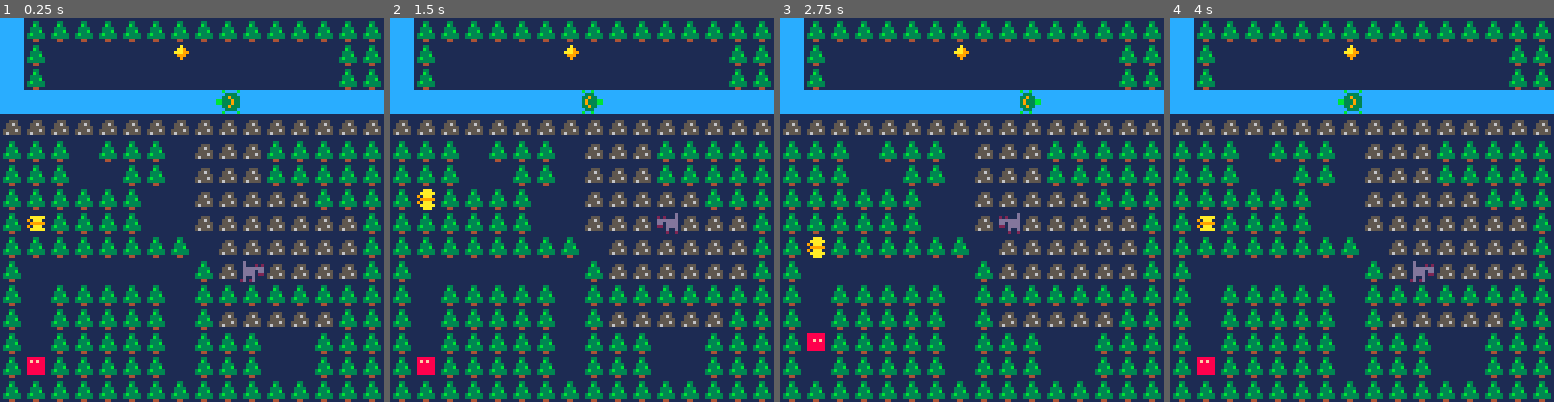
Above: before the commit, frames 1-4 (left to right).
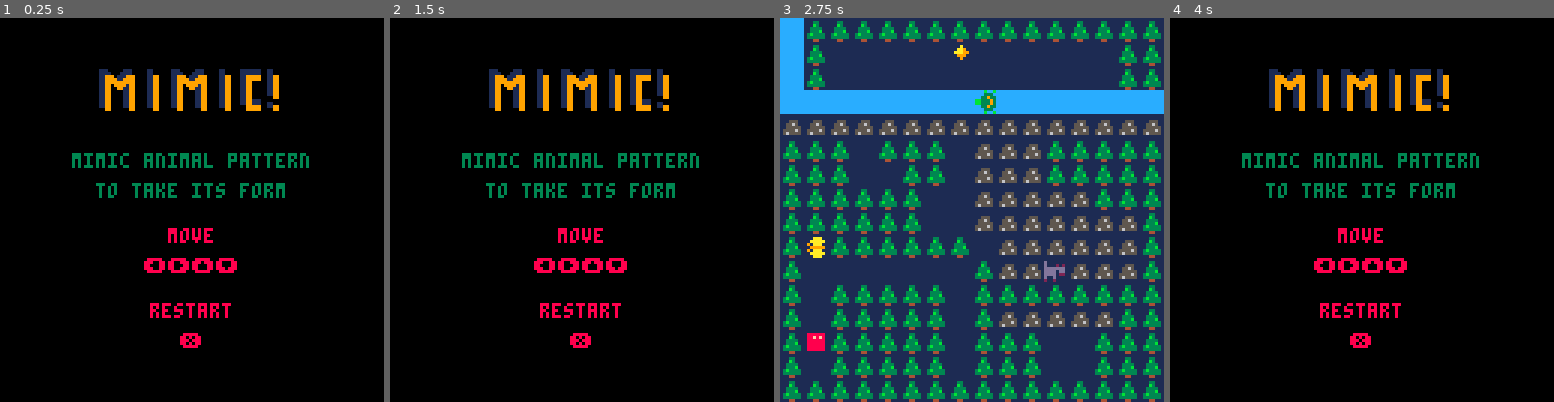
Above: after the commit, the same moments.

Repository: sourencho/mimic
Game: PICO-8 cartridge mimic.p8
Same seed, same stepped clock (60 frames per second), same inputs: the game is played once before the commit and once after it.
Inputs:
- Up to frame 1 (0.25 s): no input
- Up to frame 2 (1.5 s): tap X (X key) at 0.33, 1.07 s
- Up to frame 3 (2.75 s): hold Right 1.6-2.1 s; tap X (X key) at 1.85 s; hold Up 2.15-2.42 s; hold Right from 2.47 s (still down)
- Up to frame 4 (4 s): tap X (X key) at 2.97 s; release Right at 3.03 s; hold Left 3.08-3.58 s; hold Down 3.63-3.97 s

The runs differ from the first frame. In frame 1, 99% of the frame differs, in the area x 0-100%, y 0-100%; in frame 2, 99%; in frame 3, 0.9%; in frame 4, 99%.

Commit message:
Splash screen and restart

Diff:
--- a/mimic.p8
+++ b/mimic.p8
@@ -6,6 +6,13 @@
 -- settings
 slow_speed = 14 -- the larger the slower the npcs move
 player_spr_offset = 32
+splash = true
+splash_inst_1 = "mimic animal pattern"
+splash_inst_2 = "to take its form"
+splash_keys_1 = "move"
+splash_keys_2 = "\139\145\148\131"
+splash_keys_3 = "restart"
+splash_keys_4 = "\151"
 
 -- sprites
 player_spr = 3
@@ -52,6 +59,17 @@
 player_abilities = {ground}
 
 -->8
+-- Text
+
+function hcenter(s)
+  return 64-#s*2
+end
+
+function vcenter(s)
+  return 61
+end
+
+-->8
 -- MAP
 
 function make_actor(x, y, spr_n, pattern, abilities)
@@ -167,6 +185,7 @@
     if (btnp(1)) pl.dx = 1
     if (btnp(2)) pl.dy = -1
     if (btnp(3)) pl.dy = 1
+    if (btnp(5)) splash = not splash
 end
 
 function find_player(spr_n)
@@ -223,26 +242,47 @@
 -->8
 -- GAME LOOP
 
-function _init()
+function init()
+    restart = false
     tick = 0
     actors = {}
     init_player()
     make_actor(turtle_pos[1], turtle_pos[2], turtle_spr, turtle_pattern, turtle_abilities)
     make_actor(goat_pos[1], goat_pos[2], goat_spr, goat_pattern, goat_abilities)
-    bf = make_actor(butter_pos[1], butter_pos[2], butter_spr, butter_pattern, butter_abilities)
+    make_actor(butter_pos[1], butter_pos[2], butter_spr, butter_pattern, butter_abilities)
+end
+
+function _init()
+    init()
 end
 
 function _update()
     player_input()
+    if splash then
+        init()
+    end
     foreach(actors, move_actor)
     pattern_match()
     tick += 1
 end
 
 function _draw()
-    cls()
-    map(0,0,0,0,16,16)
-    foreach(actors, draw_actor)
+    if splash then
+        cls()
+        map(16,0,0,0,16,16)
+        print(splash_inst_1, hcenter(splash_inst_1), 45, 3)
+        print(splash_inst_2, hcenter(splash_inst_2), 55, 3)
+
+        print(splash_keys_1, hcenter(splash_keys_1), 70, 8)
+        print(splash_keys_2, 48, 80, 8)
+
+        print(splash_keys_3, hcenter(splash_keys_3), 95, 8)
+        print(splash_keys_4, 60, 105, 8)
+    else
+        cls()
+        map(0,0,0,0,16,16)
+        foreach(actors, draw_actor)
+    end
 
     -- debugging area
     -- print("is_able:"..tostr(is_able),0,0,7)
@@ -292,8 +332,8 @@
 __map__
 1909090909090909090909090909090900000000000000000000000000000000000000000000000000000000000000000000000000000000000000000000000000000000000000000000000000000000000000000000000000000000000000000000000000000000000000000000000000000000000000000000000000000000
 19090b0b0b0b0b1a0b0b0b0b0b0b090900000000000000000000000000000000000000000000000000000000000000000000000000000000000000000000000000000000000000000000000000000000000000000000000000000000000000000000000000000000000000000000000000000000000000000000000000000000
-19090b0b0b0b0b0b0b0b0b0b0b0b090900000000000000000000000000000000000000000000000000000000000000000000000000000000000000000000000000000000000000000000000000000000000000000000000000000000000000000000000000000000000000000000000000000000000000000000000000000000
-1919191919191919191919191919191900000000000000000000000000000000000000000000000000000000000000000000000000000000000000000000000000000000000000000000000000000000000000000000000000000000000000000000000000000000000000000000000000000000000000000000000000000000
+19090b0b0b0b0b0b0b0b0b0b0b0b090900000000202124202124222400000000000000000000000000000000000000000000000000000000000000000000000000000000000000000000000000000000000000000000000000000000000000000000000000000000000000000000000000000000000000000000000000000000
+1919191919191919191919191919191900000000303034303134321400000000000000000000000000000000000000000000000000000000000000000000000000000000000000000000000000000000000000000000000000000000000000000000000000000000000000000000000000000000000000000000000000000000
 0a0a0a0a0a0a0a0a0a0a0a0a0a0a0a0a00000000000000000000000000000000000000000000000000000000000000000000000000000000000000000000000000000000000000000000000000000000000000000000000000000000000000000000000000000000000000000000000000000000000000000000000000000000
 0909090b0909090b0a0a0a090909090900000000000000000000000000000000000000000000000000000000000000000000000000000000000000000000000000000000000000000000000000000000000000000000000000000000000000000000000000000000000000000000000000000000000000000000000000000000
 0909090b0b09090b0a0a0a090909090900000000000000000000000000000000000000000000000000000000000000000000000000000000000000000000000000000000000000000000000000000000000000000000000000000000000000000000000000000000000000000000000000000000000000000000000000000000
Not shown, changed: 20 lines of the sprite sheet (__gfx__) section of mimic.p8
Not shown, changed: README.md
Not shown, added: images/splash.png
